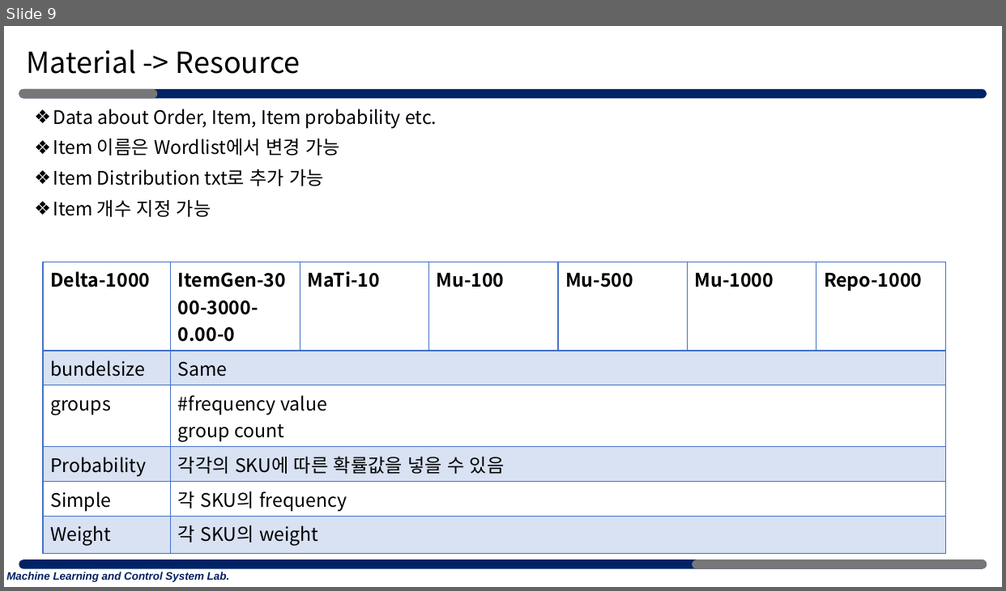
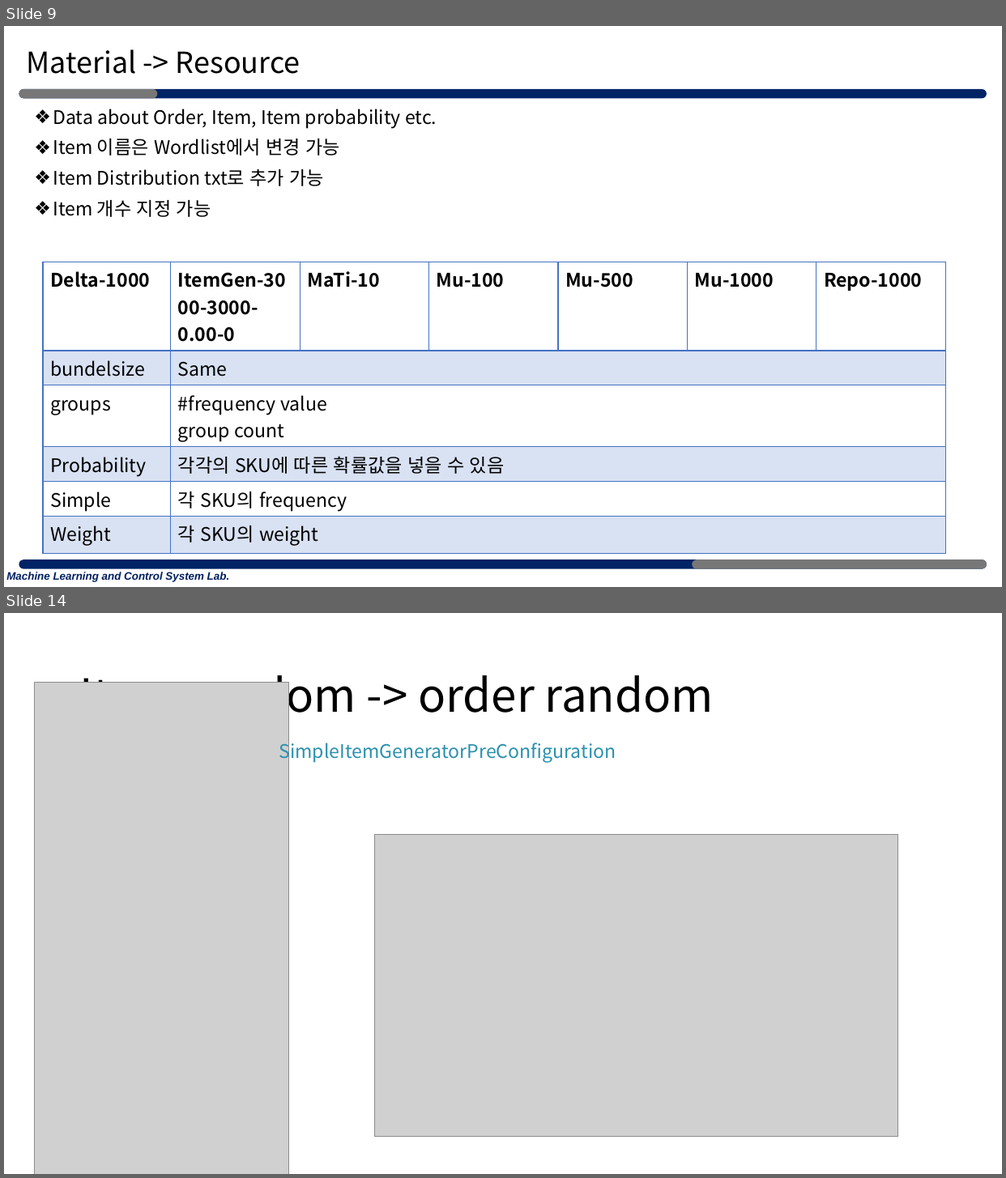
Before and after one commit to merschformann/RAWSim-O, a slide deck: MLP_Project/0414_Zoom/210411 C# Code Jieun.pptx. Shown one above the other, each under a label of ours: slide 9 before the commit, slides 9 and 14 after it; the slides between them are not shown. The pictures are 1006x591 and 1006x1178 pixels, drawn with LibreOffice and Linux fonts; fonts in the diff are those of the drawing; grey boxes stand for pictures. Boxes give left, top, right and bottom in pixels: in the first picture for what was removed or moved away, otherwise in the second. Text is boxed around its words. In the diff, an @@ line names an element or a change of style, - is before the commit and + after.

```diff
--- a/MLP_Project/0414_Zoom/210411 C# Code Jieun.pptx
+++ b/MLP_Project/0414_Zoom/210411 C# Code Jieun.pptx
@@ slide 14 added at bbox=[4, 613, 1002, 1174], background #FFFFFF @@
@@ picture added at bbox=[35, 682, 289, 1174] @@
@@ title added at bbox=[80, 666, 714, 724], 44 pt, text #000000 @@
+Item random -> order random
@@ text added at bbox=[279, 739, 616, 763], 18 pt, text #2B91AF @@
+SimpleItemGeneratorPreConfiguration
@@ picture added at bbox=[374, 835, 898, 1137] @@
```
Also in this commit, not shown: 4 other slides added.
